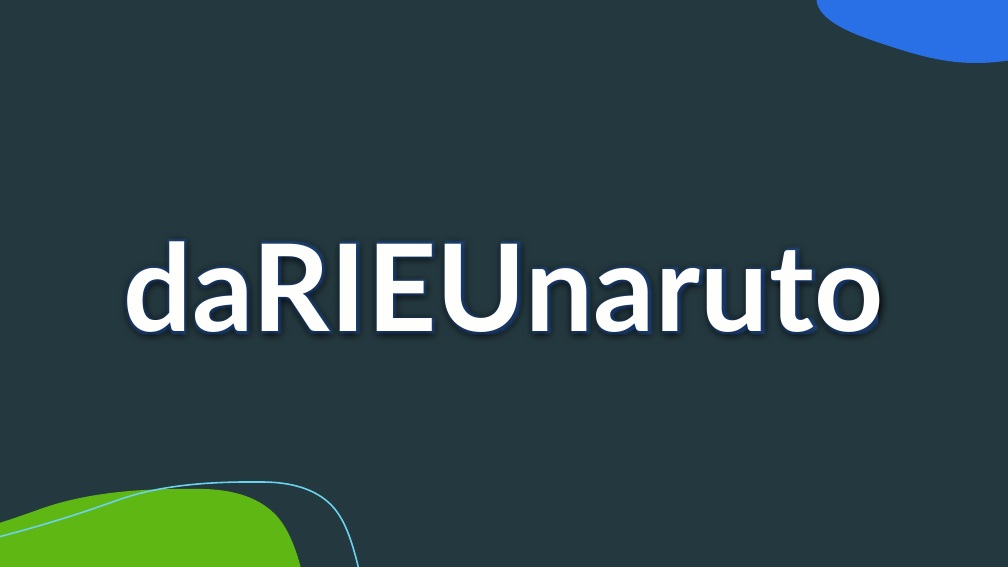
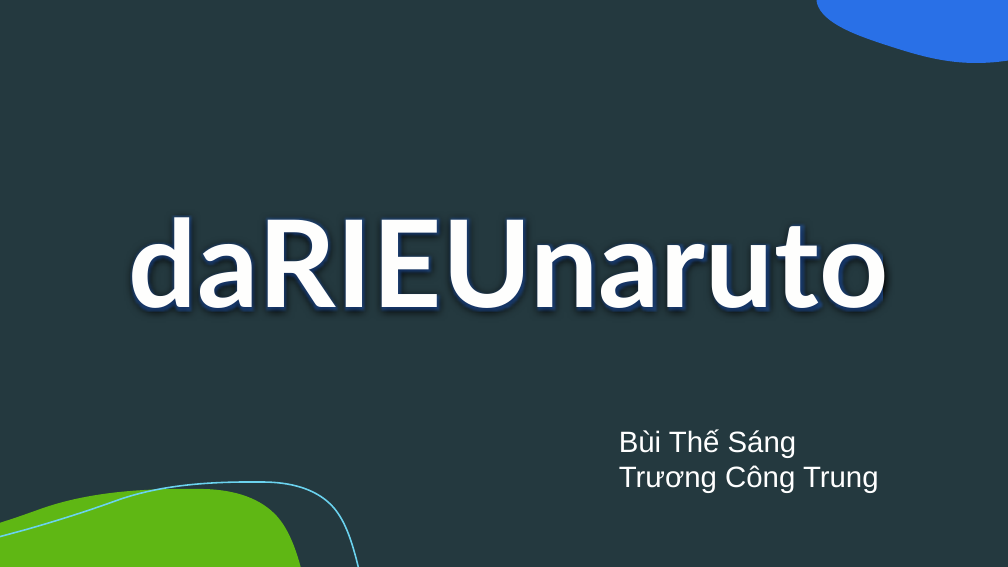
Before and after one commit to sang-bui20501/ProjectOOP-daRIEUnaruto, a slide deck: slide 1 of report/daRIEUnaruto.pptx. Drawn at 1008x567 pixels with LibreOffice and Linux fonts; fonts in the diff are those of the drawing. Boxes give left, top, right and bottom in pixels: in the first picture for what was removed or moved away, otherwise in the second. Text is boxed around its words. In the diff, an @@ line names an element or a change of style, - is before the commit and + after.

```diff
--- a/report/daRIEUnaruto.pptx
+++ b/report/daRIEUnaruto.pptx
@@ text "daRIEUnaruto": place and size @@
-text "daRIEUnaruto" at (123, 240, 883, 333)
+text "daRIEUnaruto" at (129, 217, 889, 310)
@@ text added at (619, 429, 879, 493), 28 pt, text #FFFFFF @@
+Bùi Thế Sáng
+Trương Công Trung
```
Also in this commit, not shown: 1 other slide changed.
